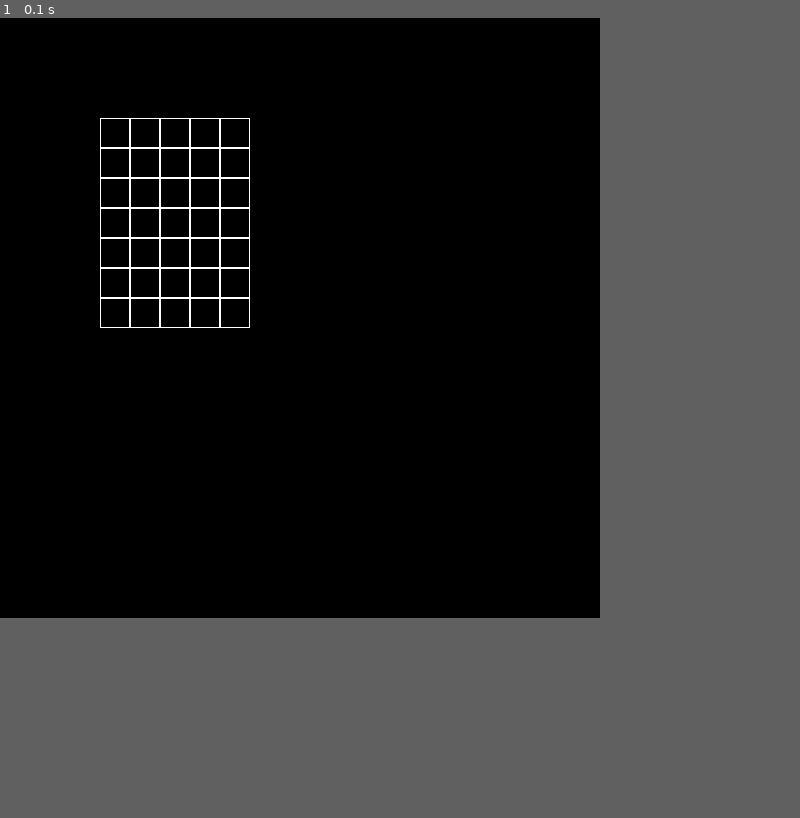
Above: before the commit, frame 1.
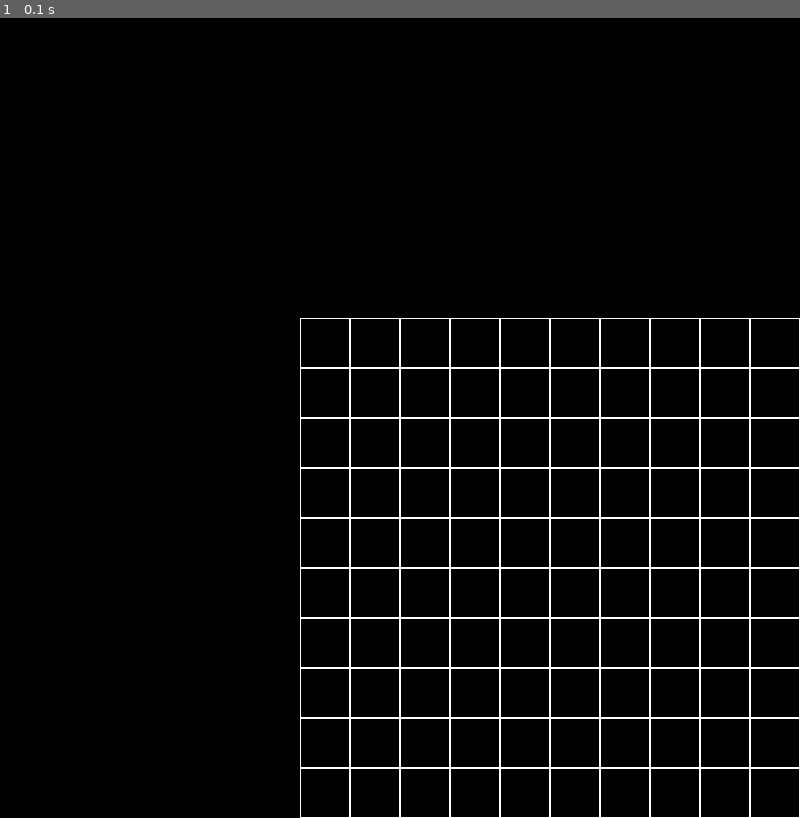
Above: after the commit, the same moment.

Repository: qwe-png/pygame-project-yandex
Game: pygame game, started from main.py
Same seed, same stepped clock (60 frames per second), same inputs: the game is played once before the commit and once after it.
Inputs:
- Up to frame 1 (0.1 s): no input
In our replay, the window is 600x600 before the commit and 800x800 after it. These sizes can differ from the game's own. Grey fills any space a smaller window leaves; there, only what the larger window draws over its background counts as a difference.

The runs differ from the first frame. In frame 1, 3.7% of the frame differs, in the area x 12-100%, y 12-100%.

Commit message:
Изменен класс board

Diff:
--- a/main.py
+++ b/main.py
@@ -1,4 +1,5 @@
 import pygame
+import math
 
 
 class Board:
@@ -8,42 +9,59 @@
         self.height = height
         self.board = [[0] * width for _ in range(height)]
         # значения по умолчанию
-        self.left = 10
-        self.top = 10
-        self.cell_size = 30
+        self.set_view()
 
     # настройка внешнего вида
-    def set_view(self, left, top, cell_size):
+    def set_view(self, left=10, top=10, cell_size=30):
         self.left = left
         self.top = top
         self.cell_size = cell_size
 
     def render(self, screen):
+        w = pygame.Color(255, 255, 255)
+        cs = self.cell_size
         for y in range(self.height):
             for x in range(self.width):
-                pygame.draw.rect(screen, pygame.Color(255, 255, 255), (x * self.cell_size + self.left, y * self.cell_size + self.top, self.cell_size, self.cell_size), 1)
-                for event in pygame.event.get():
-                    if event.type == pygame.MOUSEBUTTONDOWN:
-                        print('(' + str((int(event.pos[0]) - int(self.left)) // self.cell_size) + ', ' + str((int(event.pos[1]) - int(self.top)) // self.cell_size) + ')' if not ((int(event.pos[0]) - int(self.left)) // self.cell_size) < 0 and not ((int(event.pos[0]) - int(self.left)) // self.cell_size) >= self.width and not ((int(event.pos[1]) - int(self.top)) // self.cell_size) < 0 and not ((int(event.pos[1]) - int(self.top)) // self.cell_size) >= self.height else None)
+                pygame.draw.rect(screen, w, (x * cs + self.left, y * cs + self.top, cs, cs), 1)
 
-def main():
+    def get_cell(self, mouse_pos):
+        x = math.ceil((mouse_pos[0] - self.left) / self.cell_size) - 1
+        y = math.ceil((mouse_pos[1] - self.top) / self.cell_size) - 1
+        try:
+            if x >= 0 and y >= 0:
+                check = self.board[y][x]
+                return (x, y)
+            else:
+                return None
+        except IndexError:
+            return None
+
+    def on_click(self, cell_coords):
+        pass
+
+    def get_click(self, mouse_pos):
+        cell = self.get_cell(mouse_pos)
+        self.on_click(cell)
+
+
+if __name__ == '__main__':
     pygame.init()
-    size = 600, 600
+    pygame.display.set_caption('Игра')
+
+    size = width, height = 800, 800
     screen = pygame.display.set_mode(size)
-    pygame.display.set_caption('Инициализация игры')
-    board = Board(5, 7)
-    board.set_view(100, 100, 30)
+    screen.fill(pygame.Color("blue"))
+    x, y = 800, 800
+    board = Board(x, y)
+    board.set_view(300, 300, 50)
+
     running = True
     while running:
         for event in pygame.event.get():
             if event.type == pygame.QUIT:
                 running = False
+            if event.type == pygame.MOUSEBUTTONDOWN:
+                board.get_click(event.pos)
         screen.fill((0, 0, 0))
         board.render(screen)
         pygame.display.flip()
-    pygame.quit()
-
-
-if __name__ == '__main__':
-    main()
-    #,
